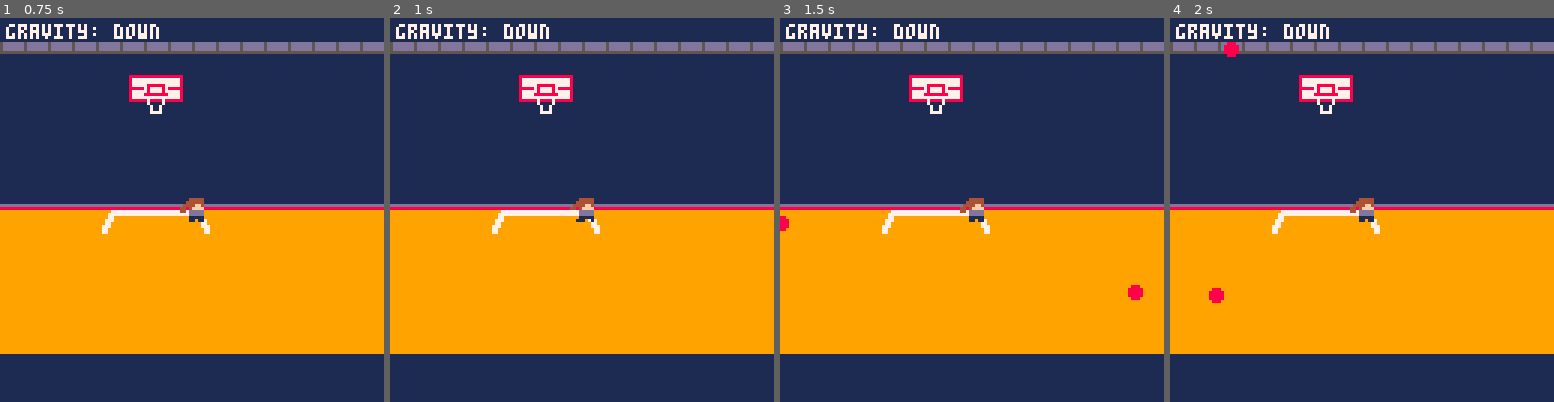
Above: before the commit, frames 1-4 (left to right).
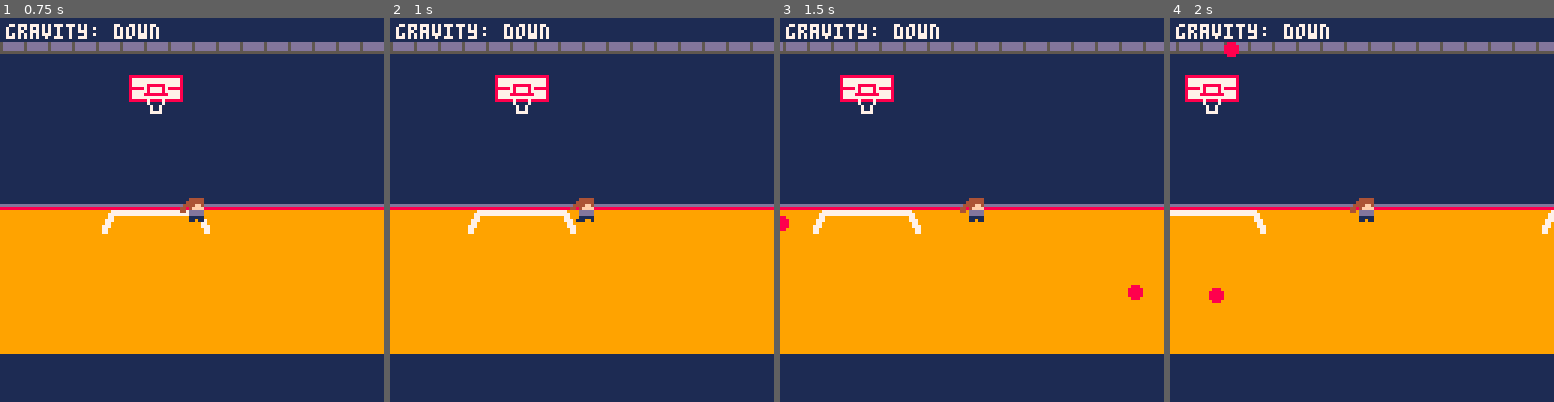
Above: after the commit, the same moments.

Repository: ayanrasulova/dodge-ity
Game: PICO-8 cartridge gravitygame.p8
Two runs of this game, one before a commit and one after it. Both use one fixed random seed, a clock stepped at 60 frames per second and the inputs below.
Inputs:
- Up to frame 1 (0.75 s): tap X (X key) at 0.33 s; tap O (Z key) at 0.7 s
- Up to frame 2 (1 s): no input
- Up to frame 3 (1.5 s): tap X (X key) at 1.07 s
- Up to frame 4 (2 s): tap O (Z key) at 1.7 s; tap X (X key) at 1.85 s

Frame 1 is identical in both runs. In frame 2, 1.7% of the frame differs, in the area x 20-55%, y 14-57%; in frame 3, 3.5%; in frame 4, 3.7%, in the area x 0-100%, y 6-57%.

Commit message:
map scrolling

Diff:
--- a/gravitygame.p8
+++ b/gravitygame.p8
@@ -35,6 +35,9 @@
 		sprite=1
 	}
 
+    -- map scrolling
+    scroll_position_x=0
+
 	animation_timer=0
 end
 
@@ -43,6 +46,10 @@
     -- game not over
     if is_playing then
         has_started = 1
+
+        -- map scrolling
+        scroll_position_x = scroll_position_x + 1
+        scroll_position_x = scroll_position_x % 128 -- once the position is at the end, reset
 
         -- up arrow: gravity goes upward
         if btnp(2) then
@@ -120,7 +127,8 @@
     if is_playing then
 
         -- map
-        map(0,0,0,0,64,16)
+        map(0,0,-scroll_position_x,0,64,16)
+        map(0,0,-scroll_position_x+128,0,64,16)
 
         -- player
         spr(player.sprite,player.x,player.y)
